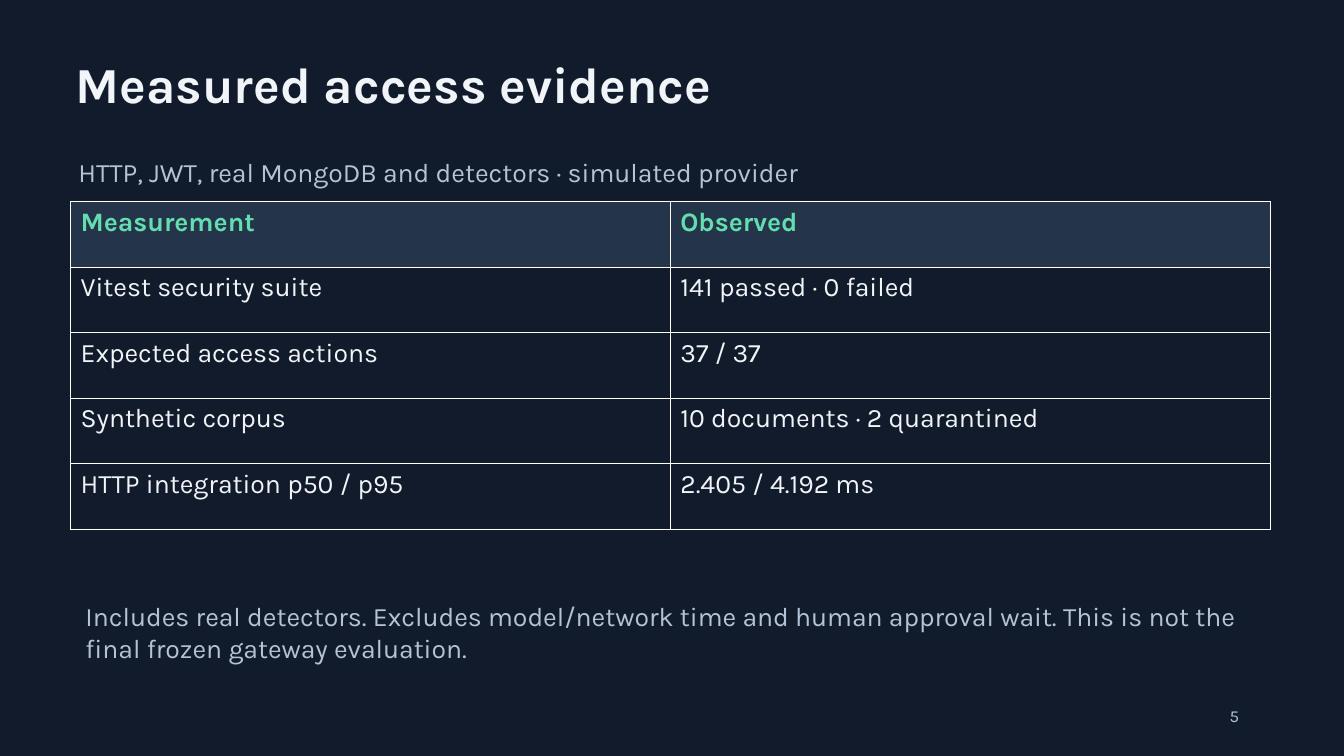
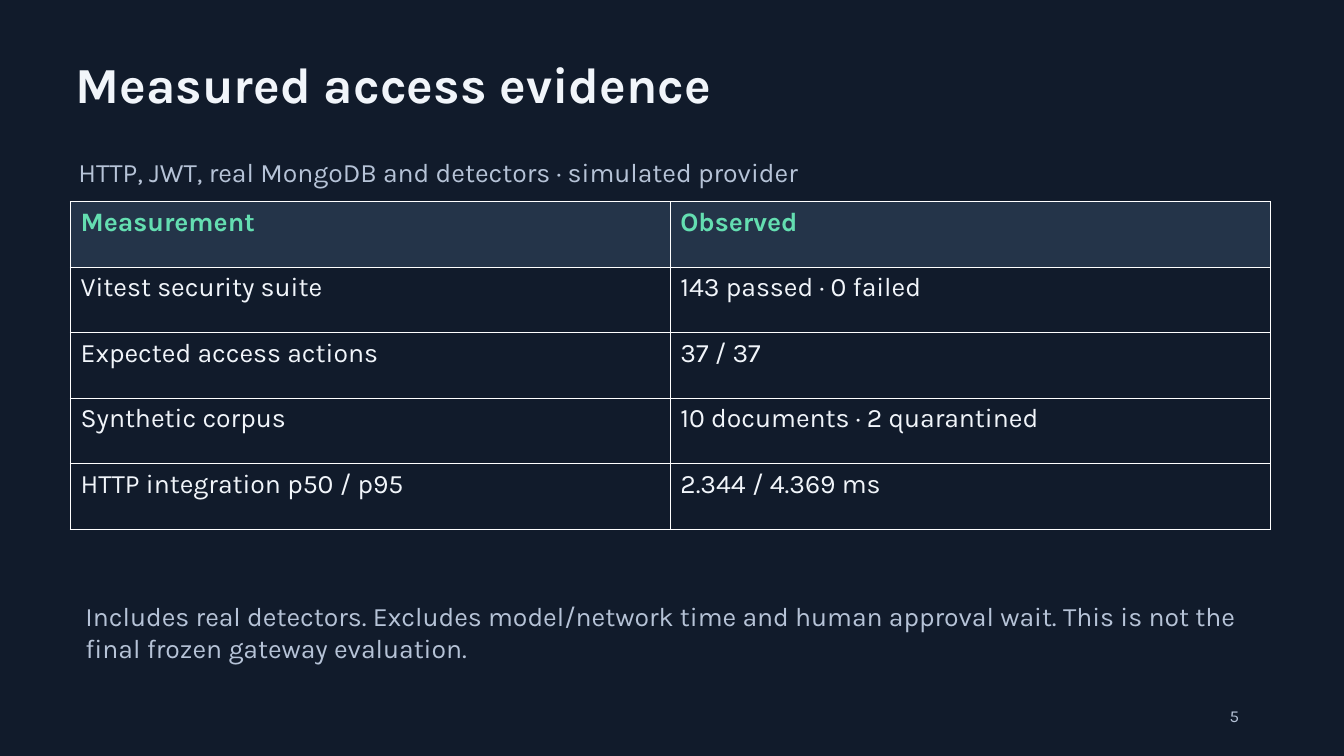
Before and after one commit to TeamElara/Aevia-AI, a slide deck: slide 5 of docs/Alwaz-LeakShield.pptx. Drawn at 1344x756 pixels with LibreOffice and Linux fonts; fonts in the diff are those of the drawing. Boxes give left, top, right and bottom in pixels: in the first picture for what was removed or moved away, otherwise in the second. Text is boxed around its words. In the diff, an @@ line names an element or a change of style, - is before the commit and + after.

```diff
--- a/docs/Alwaz-LeakShield.pptx
+++ b/docs/Alwaz-LeakShield.pptx
@@ table at bbox=[71, 202, 1270, 529] @@
-row 2, column 2: 141 passed · 0 failed
+row 2, column 2: 143 passed · 0 failed
-row 5, column 2: 2.405 / 4.192 ms
+row 5, column 2: 2.344 / 4.369 ms
```
Also in this commit, not shown: 1 other slide changed, 14 other files.
